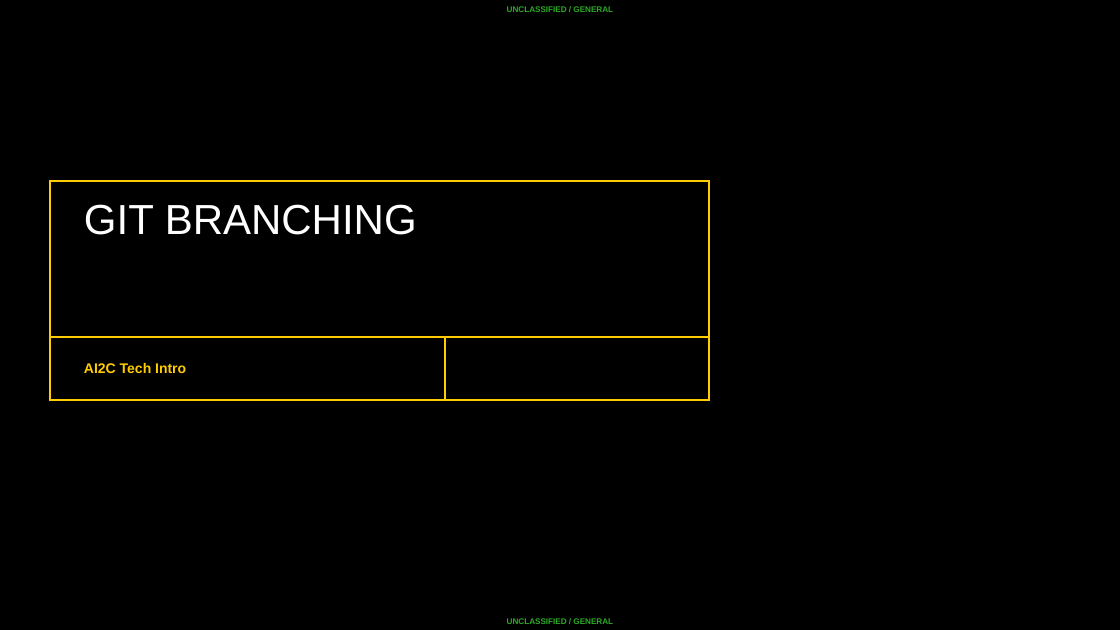
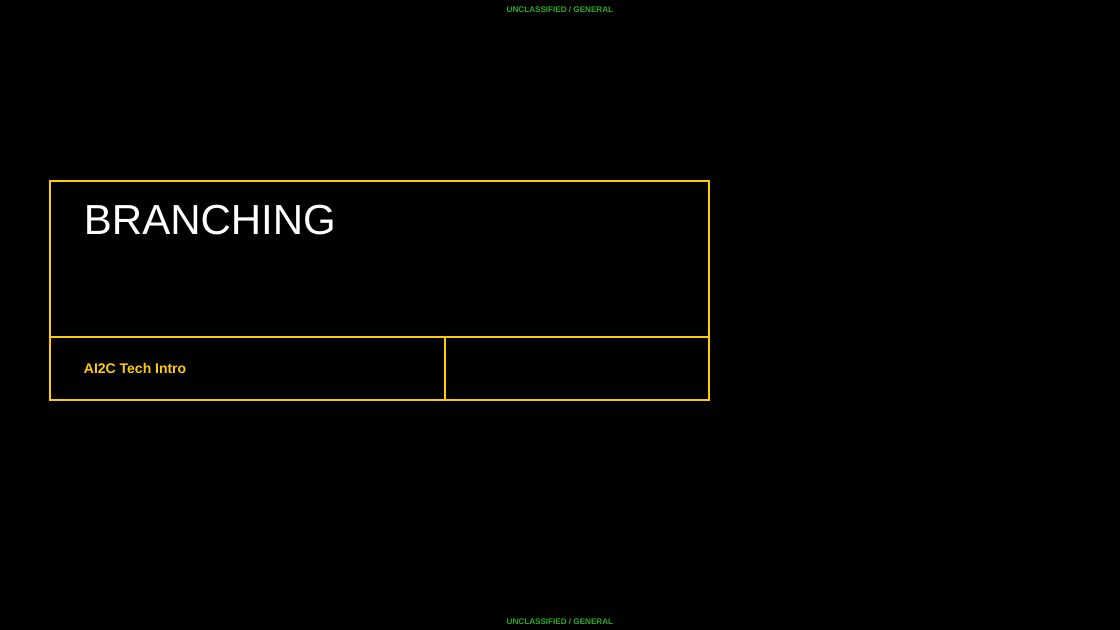
Before and after one commit to rhaenze/summer-course, a slide deck: slide 1 of DevOps/Lesson 02 - Git Branching/Git Branching.pptx. Drawn at 1120x630 pixels with LibreOffice and Linux fonts; fonts in the diff are those of the drawing; background and template pictures are left out. Boxes give left, top, right and bottom in pixels: in the first picture for what was removed or moved away, otherwise in the second. Text is boxed around its words. In the diff, an @@ line names an element or a change of style, - is before the commit and + after.

```diff
--- a/DevOps/Lesson 02 - Git Branching/Git Branching.pptx
+++ b/DevOps/Lesson 02 - Git Branching/Git Branching.pptx
@@ title at bbox=[84, 204, 336, 235]: text changed @@
-GIT BRANCHING
+BRANCHING
```
Also in this commit, not shown: 2 other slides changed, 4 other files.
